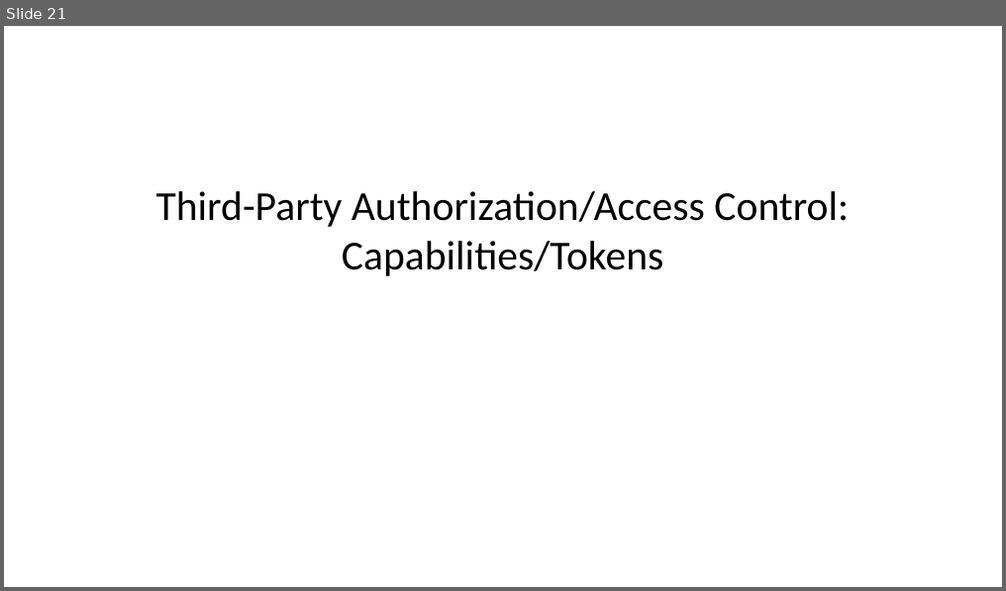
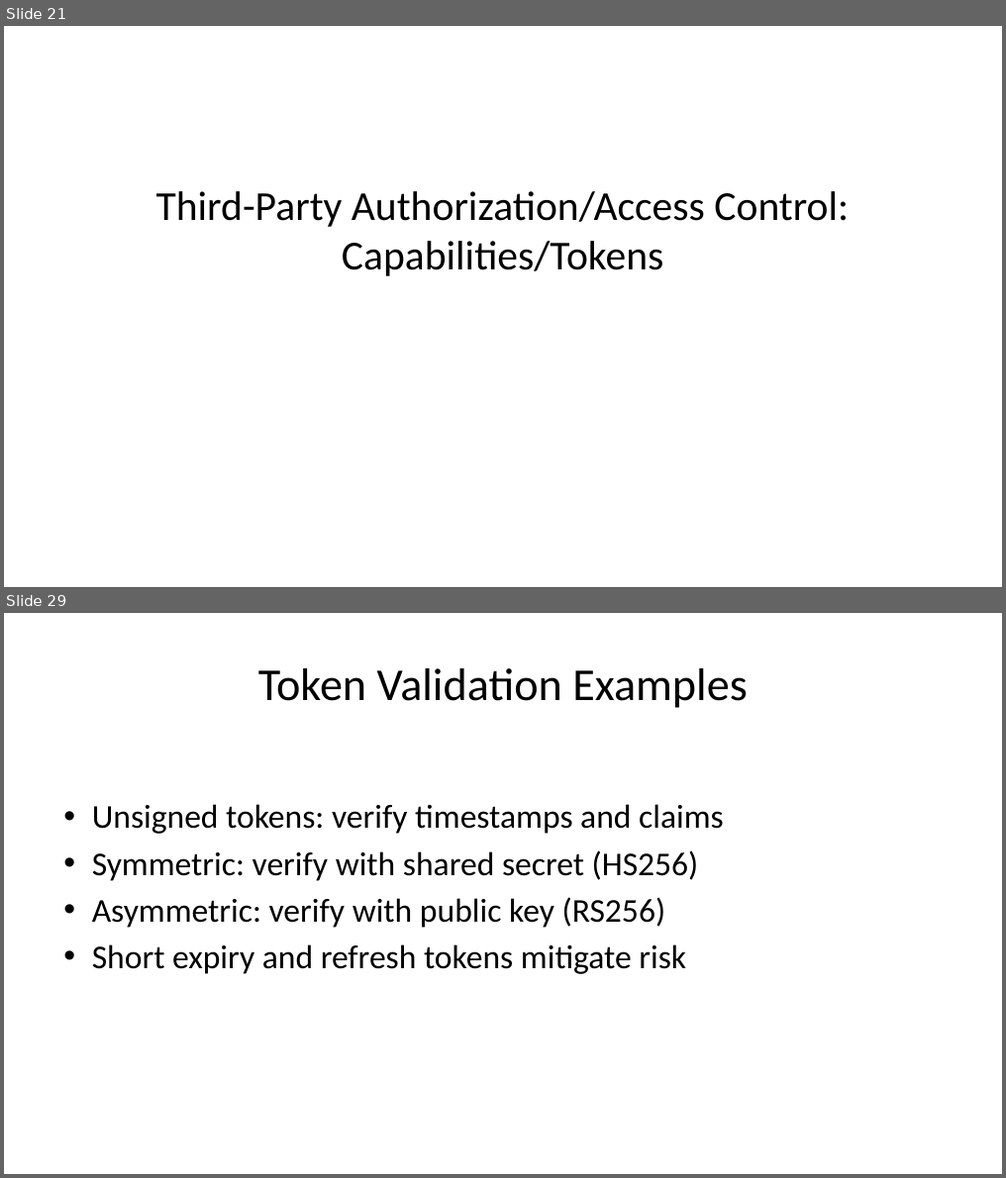
Before and after one commit to noise-lab/security-course, a slide deck: docs/slides/04-Authenticaation.pptx. Shown one above the other, each under a label of ours: slide 21 before the commit, slides 21 and 29 after it; the slides between them are not shown. The pictures are 1006x591 and 1006x1178 pixels, drawn with LibreOffice and Linux fonts; fonts in the diff are those of the drawing. Boxes give left, top, right and bottom in pixels: in the first picture for what was removed or moved away, otherwise in the second. Text is boxed around its words. In the diff, an @@ line names an element or a change of style, - is before the commit and + after.

```diff
--- a/docs/slides/04-Authenticaation.pptx
+++ b/docs/slides/04-Authenticaation.pptx
@@ slide 29 added at (x1=4, y1=613, x2=1002, y2=1174), background #FFFFFF @@
@@ title added at (x1=258, y1=668, x2=747, y2=708), 33 pt, text #000000 @@
+Token Validation Examples
@@ text added at (x1=92, y1=804, x2=724, y2=974), 24 pt, text #000000 @@
+• Unsigned tokens: verify timestamps and claims
+• Symmetric: verify with shared secret (HS256)
+• Asymmetric: verify with public key (RS256)
+• Short expiry and refresh tokens mitigate risk
```
Also in this commit, not shown: 9 other slides added, 1 other file.
